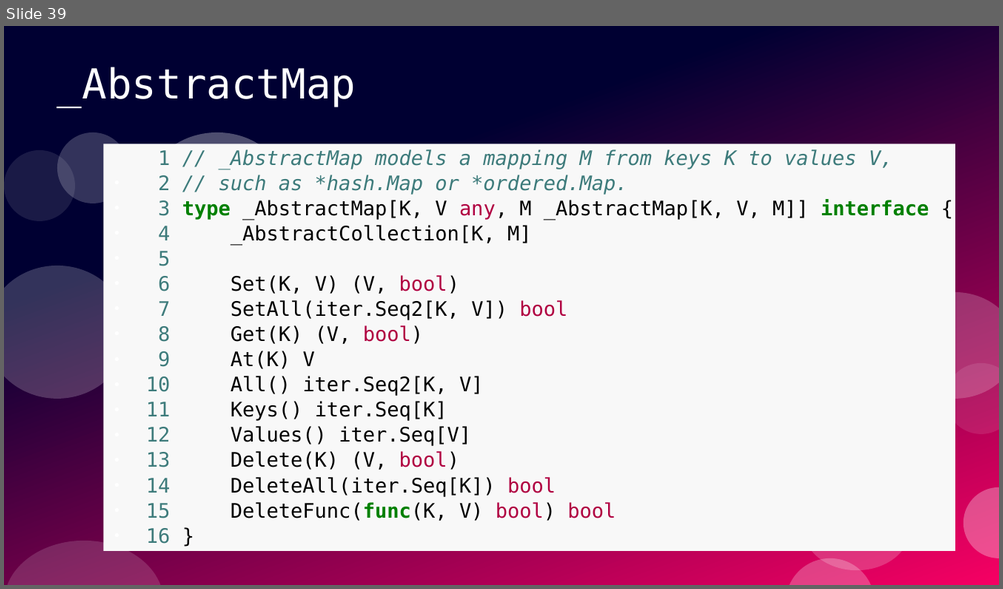
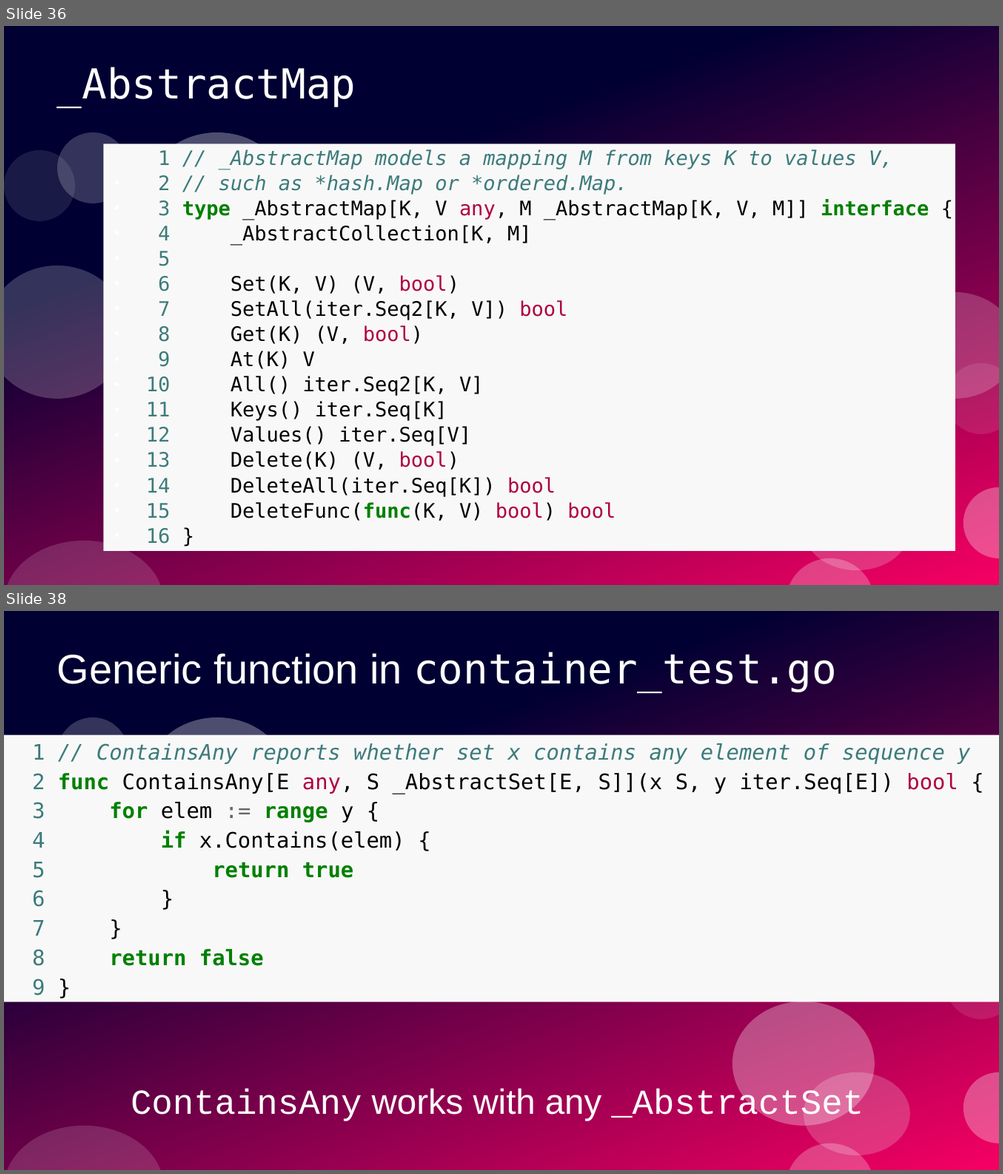
Before and after one commit to ramalho/sets-in-go, a slide deck: sets-in-go.odp. Shown one above the other, each under a label of ours: slide 39 before the commit, slides 36 and 38 after it; the slides between them are not shown. The pictures are 1003x589 and 1003x1174 pixels, drawn with LibreOffice and Linux fonts; fonts in the diff are those of the drawing. Boxes give left, top, right and bottom in pixels: in the first picture for what was removed or moved away, otherwise in the second. Text is boxed around its words. In the diff, an @@ line names an element or a change of style, - is before the commit and + after.

```diff
--- a/sets-in-go.odp
+++ b/sets-in-go.odp
@@ slide 38 added at [4,611,999,1170], background #FFFFFF; not listed: 10 template elements that a slide beside it also shows @@
@@ title added at [57,652,836,692], 33 pt, text #FFFFFF @@
+Generic function in container_test.go
@@ text added at [4,735,999,1002], fill #F8F8F8, 17 pt, text #000000 @@
+1 // ContainsAny reports whether set x contains any element of sequence y
+● 2 func ContainsAny[E any, S _AbstractSet[E, S]](x S, y iter.Seq[E]) bool {
+● 3 for elem := range y {
+● 4 if x.Contains(elem) {
+● 5 return true
+● 6 }
+● 7 }
+● 8 return false
+● 9 }
@@ ellipse added at [732,1002,874,1126], fill #FFFFFF at 30% opacity @@
@@ text added at [131,1088,863,1125], 28 pt, text #FFFFFF @@
+ContainsAny works with any _AbstractSet
@@ what was slide 39 is now slide 36 @@
```
Also in this commit, not shown: 5 slides changed, 8 other slides added, 1 slide removed, 2 other files.
